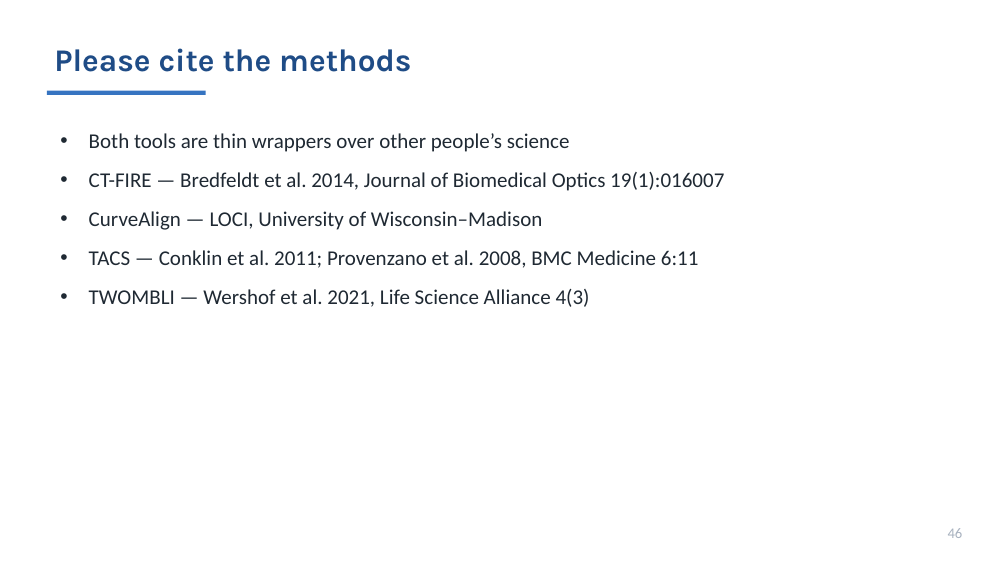
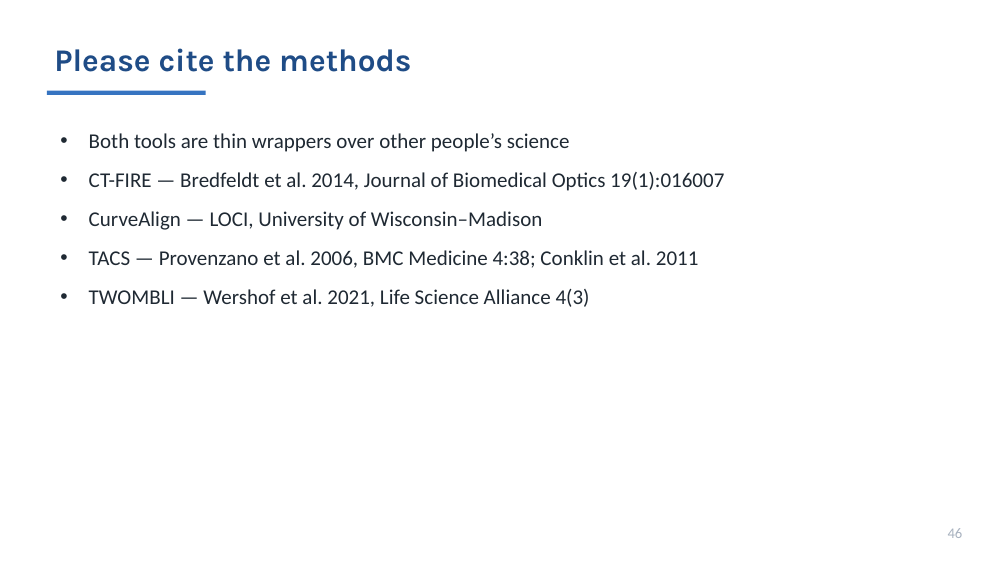
Before and after one commit to MichaelSNelson/BINA-I2K-2026-QuPath-Extensions, a slide deck: slide 46 of I2K_2026_QuPath_Extensions.pptx. Drawn at 1008x567 pixels with LibreOffice and Linux fonts; fonts in the diff are those of the drawing. Boxes give left, top, right and bottom in pixels: in the first picture for what was removed or moved away, otherwise in the second. Text is boxed around its words. In the diff, an @@ line names an element or a change of style, - is before the commit and + after.

```diff
--- a/I2K_2026_QuPath_Extensions.pptx
+++ b/I2K_2026_QuPath_Extensions.pptx
@@ text at [89, 250, 699, 268]: text changed @@
-• TACS — Conklin et al. 2011; Provenzano et al. 2008, BMC Medicine 6:11
+• TACS — Provenzano et al. 2006, BMC Medicine 4:38; Conklin et al. 2011
```
Also in this commit, not shown: 5 other slides changed, 10 other files.
